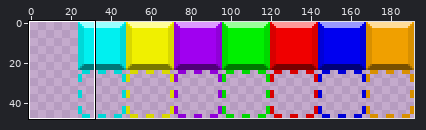
Edited in one commit: sprite sheet (images/tileset_default.png). Above, an overview of the earlier version with the close-up marked.
Close-up. As it was:
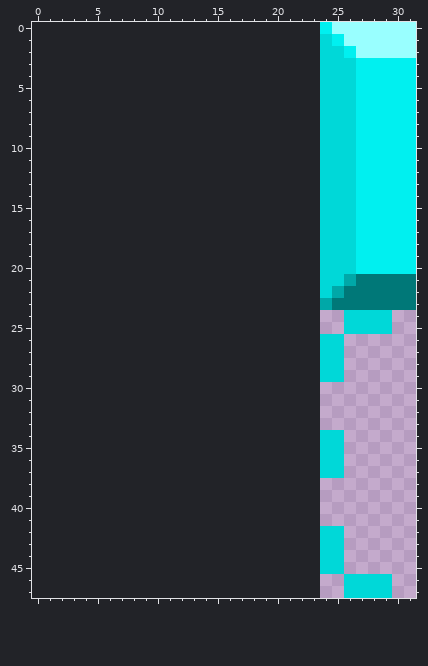
The file is 168x48 pixels. Shown: x 0..31, y 0..47. The old version is drawn lined up with the new one, on the new canvas.
After:
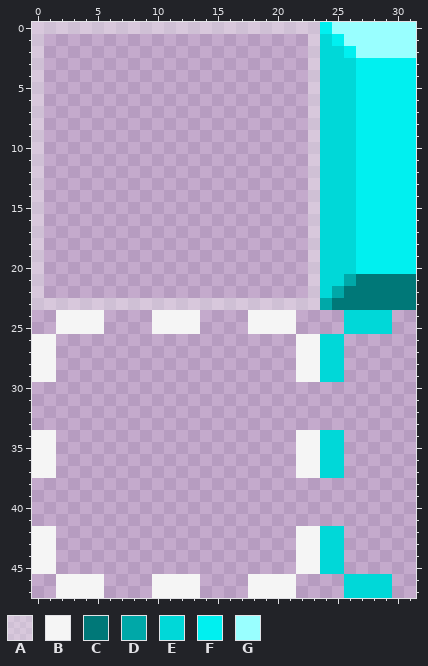
Palette (. is transparent): A #f5f5f566  B #f5f5f5  C #007878  D #00a8a8  E #00d8d8  F #00f0f0  G #99ffff
Edits made:
canvas 168x48 -> 192x48, the old top-left corner now at 24,0
@@ x 0..31 @@
- 0 ........................FGGGGGGG
- 1 ........................EFGGGGGG
- 2 ........................EEFGGGGG
- 3 ........................EEEFFFFF
- 4 ........................EEEFFFFF
- 5 ........................EEEFFFFF
- 6 ........................EEEFFFFF
- 7 ........................EEEFFFFF
- 8 ........................EEEFFFFF
- 9 ........................EEEFFFFF
-10 ........................EEEFFFFF
-11 ........................EEEFFFFF
-12 ........................EEEFFFFF
-13 ........................EEEFFFFF
-14 ........................EEEFFFFF
-15 ........................EEEFFFFF
-16 ........................EEEFFFFF
-17 ........................EEEFFFFF
-18 ........................EEEFFFFF
-19 ........................EEEFFFFF
-20 ........................EEEFFFFF
-21 ........................EEDCCCCC
-22 ........................EDCCCCCC
-23 ........................DCCCCCCC
-24 ..........................EEEE..
-25 ..........................EEEE..
-26 ........................EE......
-27 ........................EE......
-28 ........................EE......
-29 ........................EE......
+ 0 AAAAAAAAAAAAAAAAAAAAAAAAFGGGGGGG
+ 1 A......................AEFGGGGGG
+ 2 A......................AEEFGGGGG
+ 3 A......................AEEEFFFFF
+ 4 A......................AEEEFFFFF
+ 5 A......................AEEEFFFFF
+ 6 A......................AEEEFFFFF
+ 7 A......................AEEEFFFFF
+ 8 A......................AEEEFFFFF
+ 9 A......................AEEEFFFFF
+10 A......................AEEEFFFFF
+11 A......................AEEEFFFFF
+12 A......................AEEEFFFFF
+13 A......................AEEEFFFFF
+14 A......................AEEEFFFFF
+15 A......................AEEEFFFFF
+16 A......................AEEEFFFFF
+17 A......................AEEEFFFFF
+18 A......................AEEEFFFFF
+19 A......................AEEEFFFFF
+20 A......................AEEEFFFFF
+21 A......................AEEDCCCCC
+22 A......................AEDCCCCCC
+23 AAAAAAAAAAAAAAAAAAAAAAAADCCCCCCC
+24 ..BBBB....BBBB....BBBB....EEEE..
+25 ..BBBB....BBBB....BBBB....EEEE..
+26 BB....................BBEE......
+27 BB....................BBEE......
+28 BB....................BBEE......
+29 BB....................BBEE......
 30 ................................
@@ x 0..31 @@
 33 ................................
-34 ........................EE......
-35 ........................EE......
-36 ........................EE......
-37 ........................EE......
+34 BB....................BBEE......
+35 BB....................BBEE......
+36 BB....................BBEE......
+37 BB....................BBEE......
 38 ................................
@@ x 0..31 @@
 41 ................................
-42 ........................EE......
-43 ........................EE......
-44 ........................EE......
-45 ........................EE......
-46 ..........................EEEE..
-47 ..........................EEEE..
+42 BB....................BBEE......
+43 BB....................BBEE......
+44 BB....................BBEE......
+45 BB....................BBEE......
+46 ..BBBB....BBBB....BBBB....EEEE..
+47 ..BBBB....BBBB....BBBB....EEEE..
Boxes around the changes in both close-ups, in picture pixels (x1, y1, x2, y2):
added: (32, 22, 320, 382)
added: (32, 430, 56, 478)
added: (296, 430, 320, 478)
added: (32, 526, 104, 598)
added: (248, 526, 320, 598)
added: (152, 574, 200, 598)
